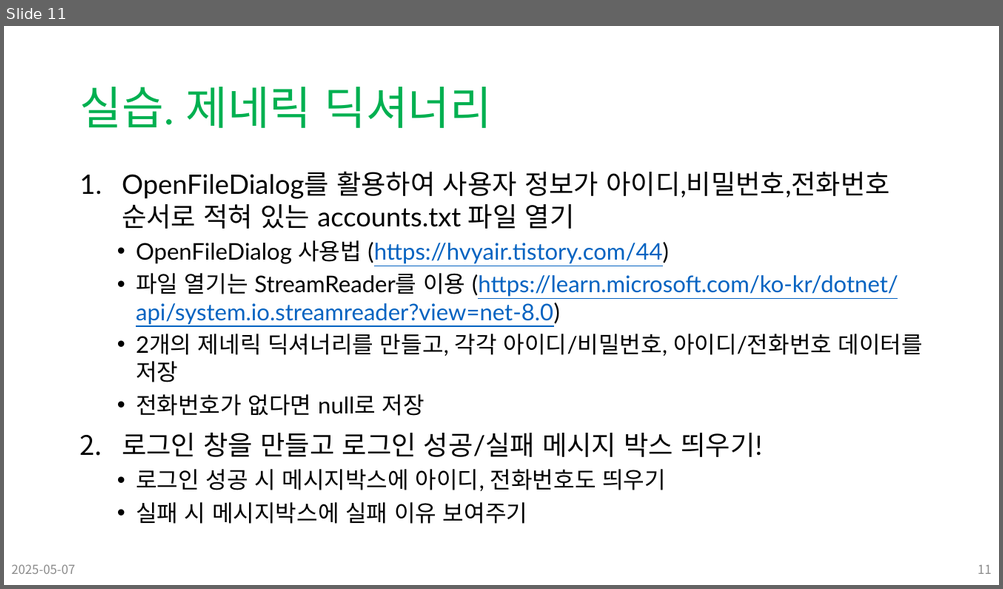
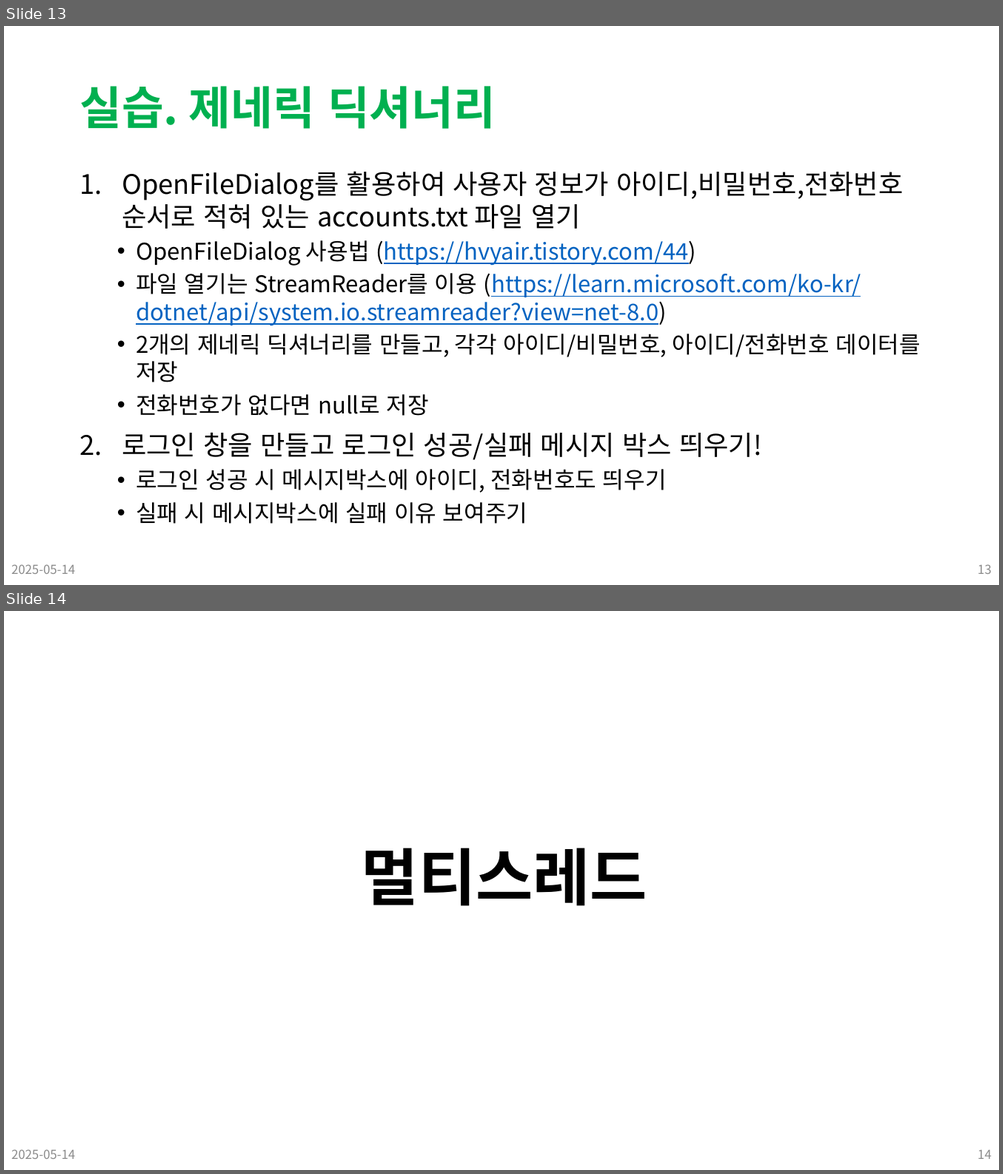
Before and after one commit to Leader-Lesson/KDT_SF_Short_5th, a slide deck: material/14_CSharp_심화문법 (컬렉션).pptx. Shown one above the other, each under a label of ours: slide 11 before the commit, slides 13 and 14 after it. The pictures are 1003x589 and 1003x1174 pixels, drawn with LibreOffice and Linux fonts; fonts in the diff are those of the drawing; background and template pictures are left out. Boxes give left, top, right and bottom in pixels: in the first picture for what was removed or moved away, otherwise in the second. Text is boxed around its words. In the diff, an @@ line names an element or a change of style, - is before the commit and + after.

```diff
--- a/material/14_CSharp_심화문법 (컬렉션).pptx
+++ b/material/14_CSharp_심화문법 (컬렉션).pptx
@@ slide 14 added at (4, 611, 999, 1170), background #FFFFFF @@
@@ title added at (361, 848, 647, 906), 60 pt, text #000000, bold @@
+멀티스레드
@@ text added at (11, 1150, 75, 1159), 12 pt, text #8C8C8C @@
+2025-05-14
@@ page number added at (977, 1150, 991, 1159), 12 pt, text #8C8C8C @@
+14
@@ what was slide 11 is now slide 13 @@
@@ slide 13 changed as well @@
@@ title "실습. 제네릭 딕셔너리" at (79, 86, 495, 129): font Calibri to Noto Sans CJK KR, bold on @@
@@ text "OpenFileDialog를 활용하여 사용자 정보가 아이디,비밀번호,전화번호 ..." at (122, 171, 920, 524): font Lato to Noto Sans CJK KR @@
@@ text at (11, 565, 75, 574): text changed @@
-2025-05-07
+2025-05-14
@@ page number at (977, 565, 991, 574): text changed @@
-11
+13
```
Also in this commit, not shown: 26 other slides changed, 2 other slides added, 16 slides removed, 27 other files.
